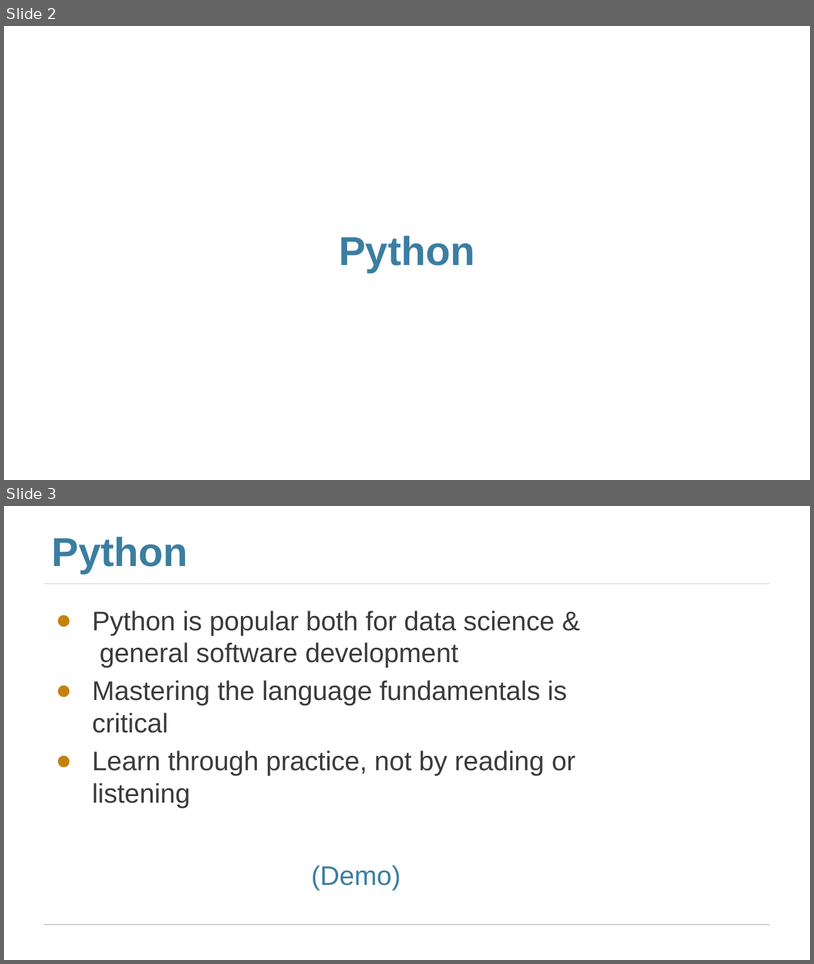
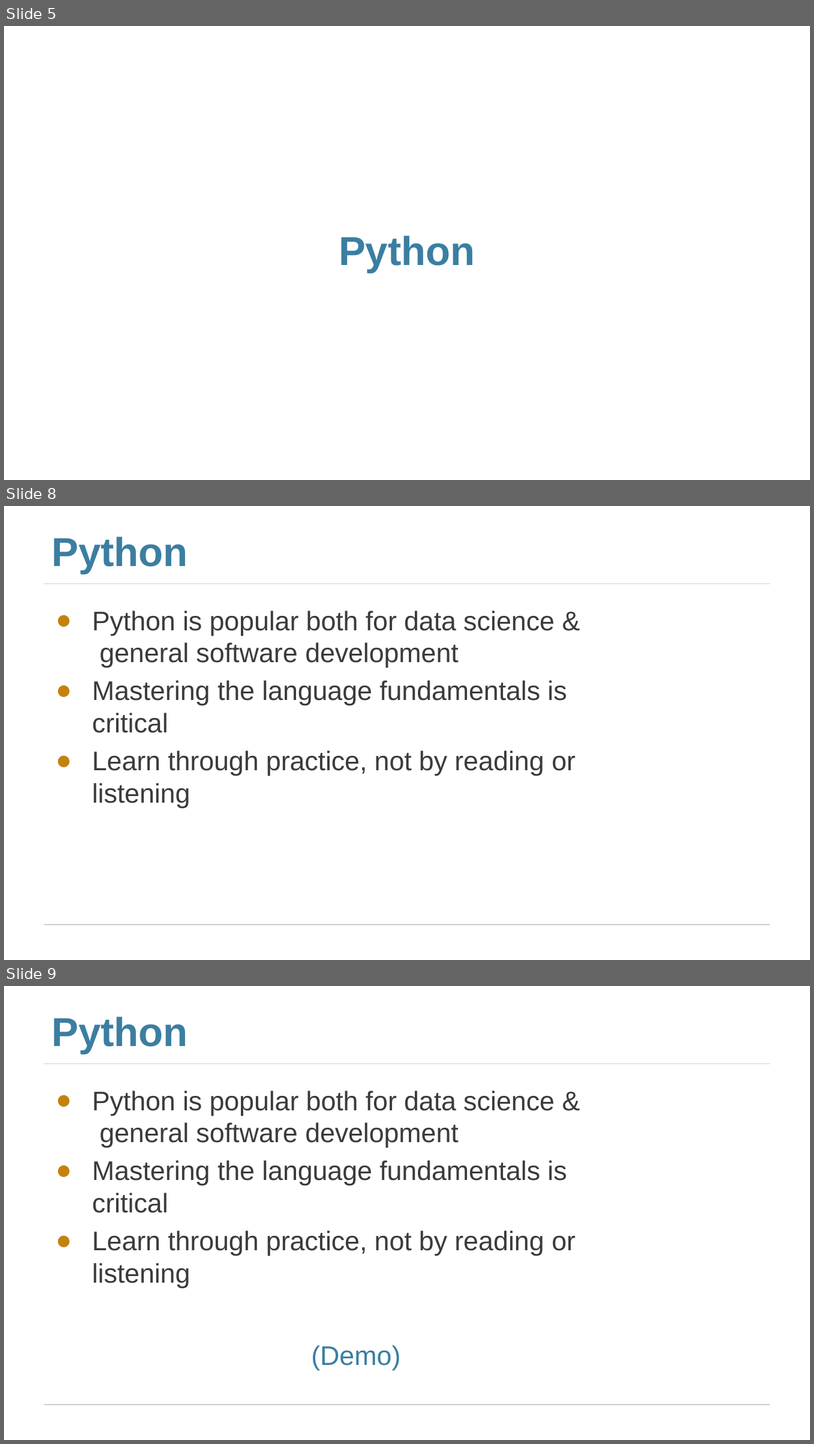
Before and after one commit to jhb10c/d8publicmaterials, a slide deck: Lectures/lec03_Tables.pptx. Shown one above the other, each under a label of ours: slides 2 and 3 before the commit, slides 5, 8 and 9 after it; the slides between them are not shown. The pictures are 814x964 and 814x1444 pixels, drawn with LibreOffice and Linux fonts; fonts in the diff are those of the drawing. Boxes give left, top, right and bottom in pixels: in the first picture for what was removed or moved away, otherwise in the second. Text is boxed around its words. In the diff, an @@ line names an element or a change of style, - is before the commit and + after.

```diff
--- a/Lectures/lec03_Tables.pptx
+++ b/Lectures/lec03_Tables.pptx
@@ slide 8 added at box(4, 506, 810, 960), background #FFFFFF; not listed: 2 template elements that a slide beside it also shows @@
@@ title added at box(52, 537, 188, 574), 36 pt, text #3B7EA1, bold @@
+Python
@@ text added at box(92, 610, 576, 808), 24 pt, text #3B3B3B @@
+● Python is popular both for data science & general software development
+● Mastering the language fundamentals is critical
+● Learn through practice, not by reading or listening
@@ what was slide 2 is now slide 5 @@
@@ what was slide 3 is now slide 9 @@
```
Also in this commit, not shown: 2 slides changed, 12 other slides added, 3 other files.
